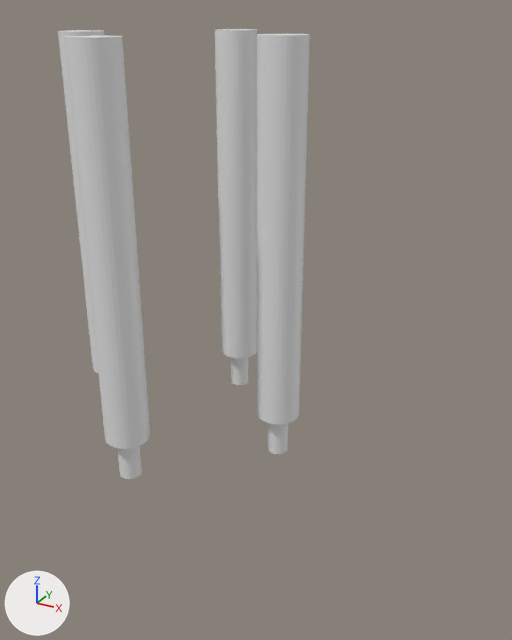
One commit to the Blender file meshes/Connect4Gripper.blend: the scene before it, then after it.
One viewpoint serves both versions: a 50 mm lens placed at (21.3, -45.8, 38.7), pointed at (-23.1, 34.9, -1.7). Arrows for +X, +Y and +Z are at lower left; the lights stay in place. The same objects are shown in both versions, whatever each file hides.

The first picture shows 'ArmBolts'.
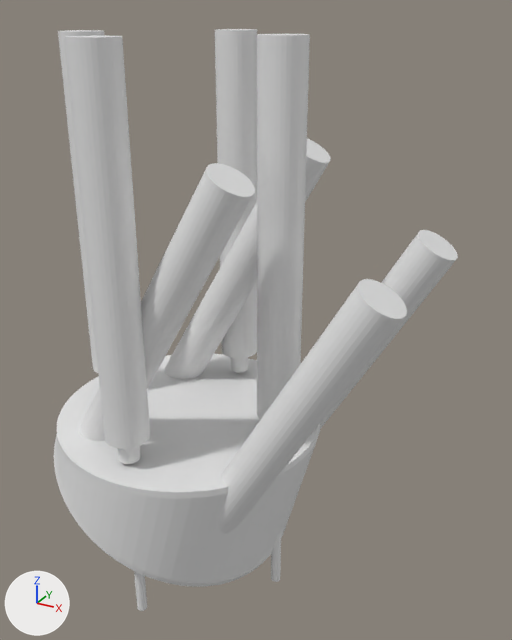
The change in detail:
me_circle_001 is used by ob_armbolts; parent ob_mecharmplate; location (0.0, -27.13, 10.15); rotation (1.571, 0.0, 0.0), in degrees (90, 0, 0).
me_circle_001 had 130 vertices, 160 faces and spanned x 7.6..13.6, y -13.6..-7.6, z -50.0..5.9.
me_circle_001 now has 194 vertices, 224 faces and spans x 7.6..13.6, y -13.6..-7.6, z -50.0..30.5.
Part 1, on me_circle_001:
1 vertex is removed from x 10.6, y -10.6, z 5.9.
32 faces are deleted.
32 vertices in x 9.1..12.1, y -12.1..-9.1, z 5.9 move by (0.0, 0.0, -2.4).
33 vertices are added at x 9.9..11.4, y -11.4..-9.9, z 3.5..30.5.
32 new vertices lie (0.0, 0.0, 27.0) away from vertices in x 9.9..11.4, y -11.4..-9.9, z 3.5.
96 new faces join them.
Mesh me_circle_003 is new.
It has 257 vertices, 320 faces and spans x -20.0..20.9, y -20.0..20.9, z -23.9..-2.0.
Object 'ArmBolts.001' (ob_armbolts_001) is new; it shows a copy of the mesh of ob_armbolts.
Its parent is ob_mecharmangle.
Its matrix parent inverse is Matrix(((-0.707, 0.707, 0.0, -46.04), (-0.707, -0.707, 0.0, -0.6), (0.0, 0.0, 1.0, 14.99), (0.0, 0.0, 0.0, 1.0))).
Its location is (-34.66, 32.13, -26.26).
Its rotation in degrees is (-180, 30, 0).
It gains a MIRROR modifier named 'Mirror'.
Modifier setting: use_axis = (True, True, False).
Object 'MechArmAngle' (ob_mecharmangle) is new; it shows me_circle_003.
Its location is (-33.0, 32.1, -16.0).
Its rotation in degrees is (0, 0, 135).
It gains a BOOLEAN modifier named 'Boolean'.
Modifier setting: object = ob_armbolts_001.
It gains a BOOLEAN modifier named 'Boolean.001'.
Modifier setting: object = ob_armbolts.

Boxes [x1, y1, x2, y2] around the edits, measured in the pictures (512 x 640 px):
'ArmBolts', reshaped (29% taller)
    before: [58, 29, 310, 479]
    after: [58, 29, 310, 611]
'ArmBolts.001', added
    after: [79, 139, 458, 534]
'MechArmAngle', added
    after: [54, 354, 321, 587]
part 1 of me_circle_001, built on
    before: [117, 357, 288, 479]
    after: [117, 357, 281, 611]
